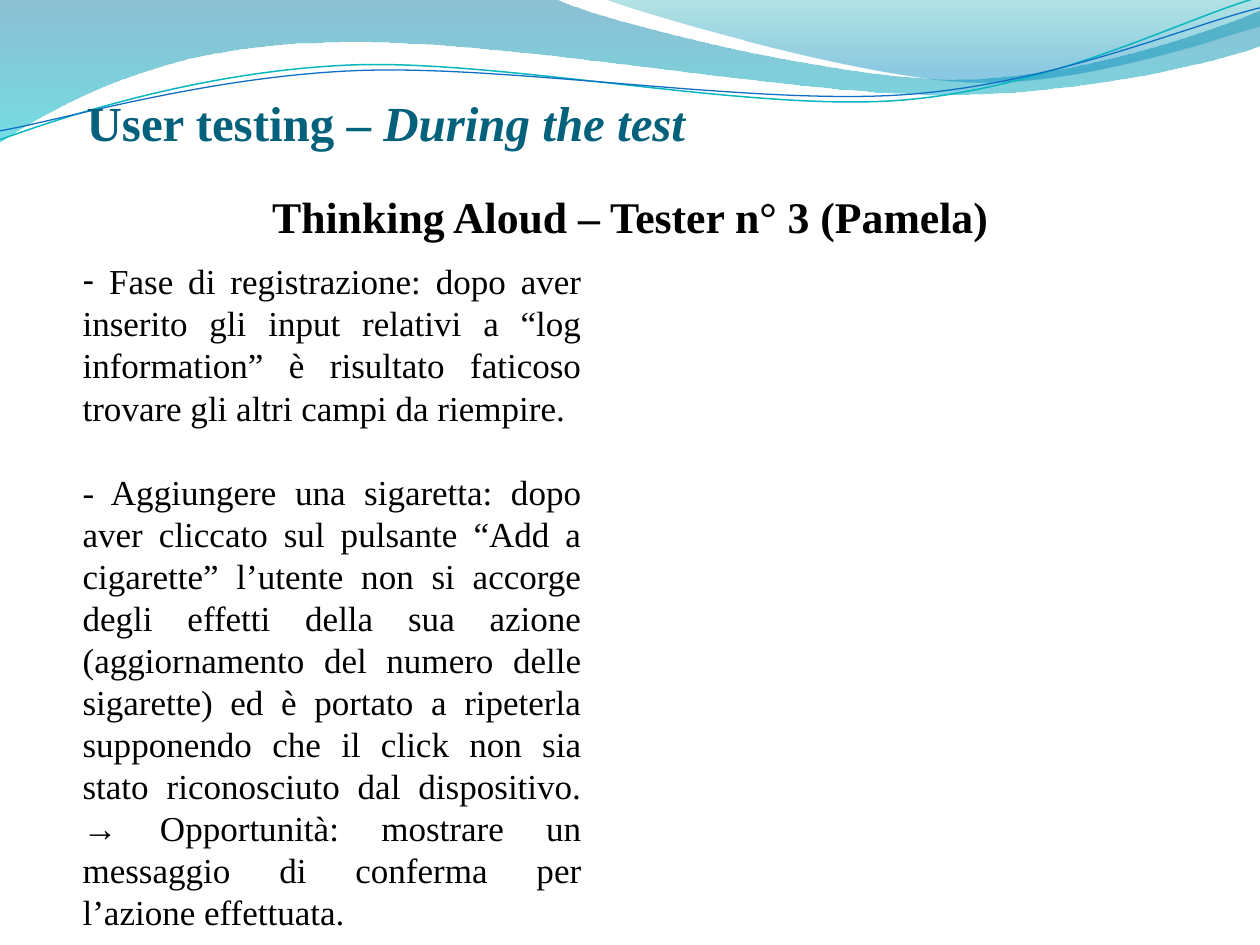
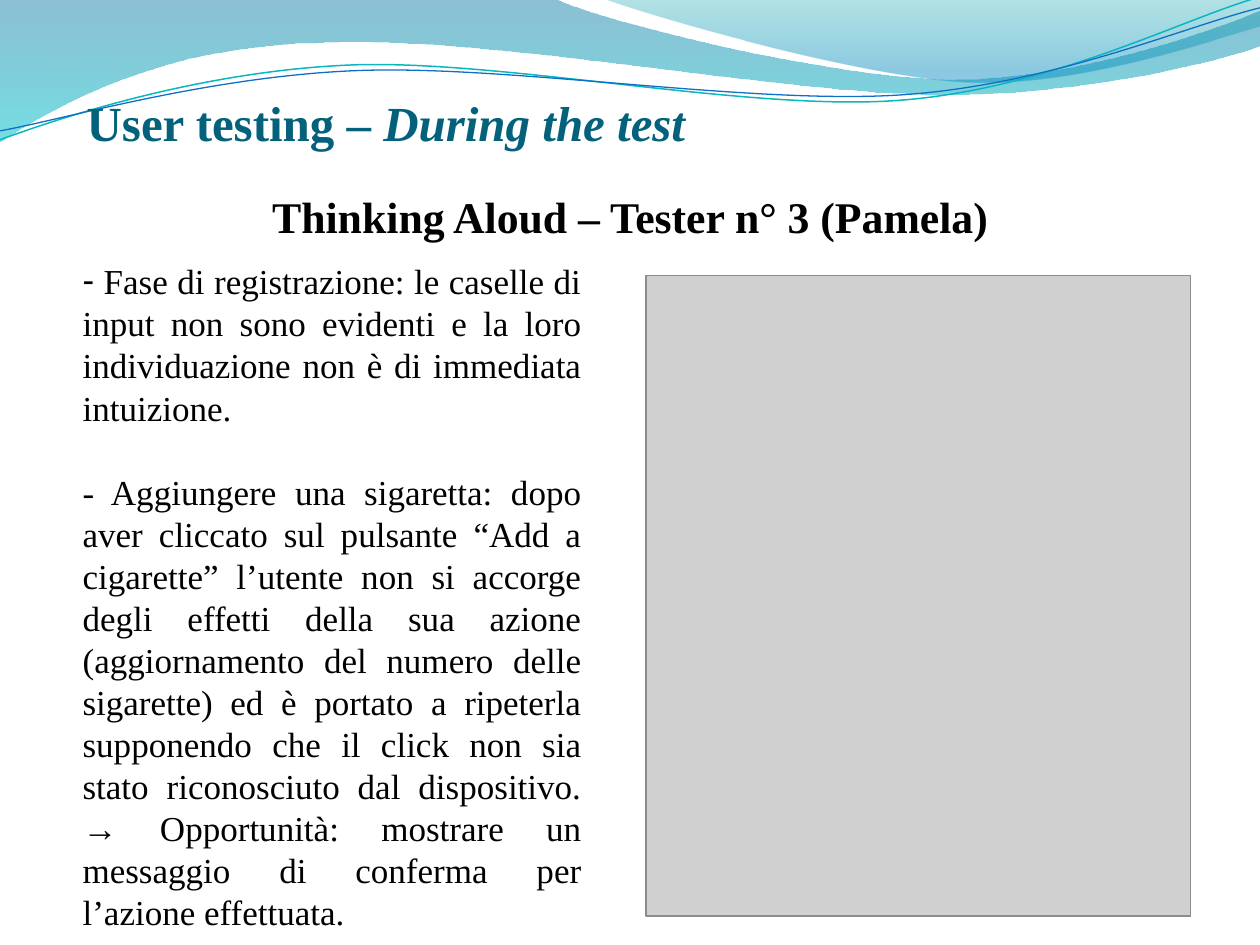
Before and after one commit to giusmastro91/Cognitive-systems, a slide deck: slide 32 of Prova_6/Leone_Mastrosimone_PresentazioneProgetto.pptx. Drawn at 1260x945 pixels with LibreOffice and Linux fonts; fonts in the diff are those of the drawing; grey boxes stand for pictures; background and template pictures are left out. Boxes give left, top, right and bottom in pixels: in the first picture for what was removed or moved away, otherwise in the second. Text is boxed around its words. In the diff, an @@ line names an element or a change of style, - is before the commit and + after.

```diff
--- a/Prova_6/Leone_Mastrosimone_PresentazioneProgetto.pptx
+++ b/Prova_6/Leone_Mastrosimone_PresentazioneProgetto.pptx
@@ text at box(83, 269, 581, 422): text changed @@
-– Fase di registrazione: dopo aver inserito gli input relativi a “log information” è risultato faticoso trovare gli altri campi da riempire.
+– Fase di registrazione: le caselle di input non sono evidenti e la loro individuazione non è di immediata intuizione.
@@ picture added at box(646, 276, 1191, 917) @@
```
Also in this commit, not shown: 2 other files.
